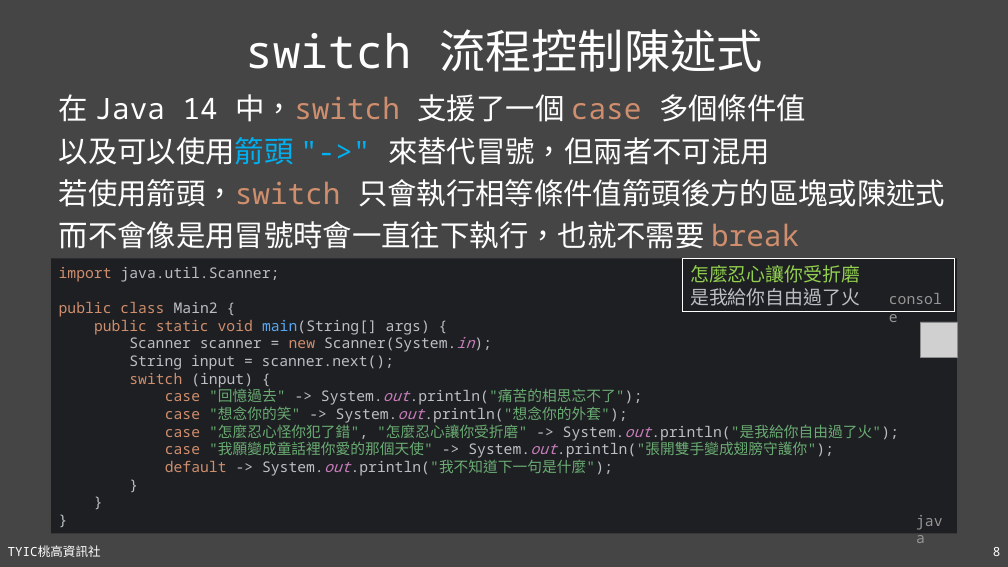
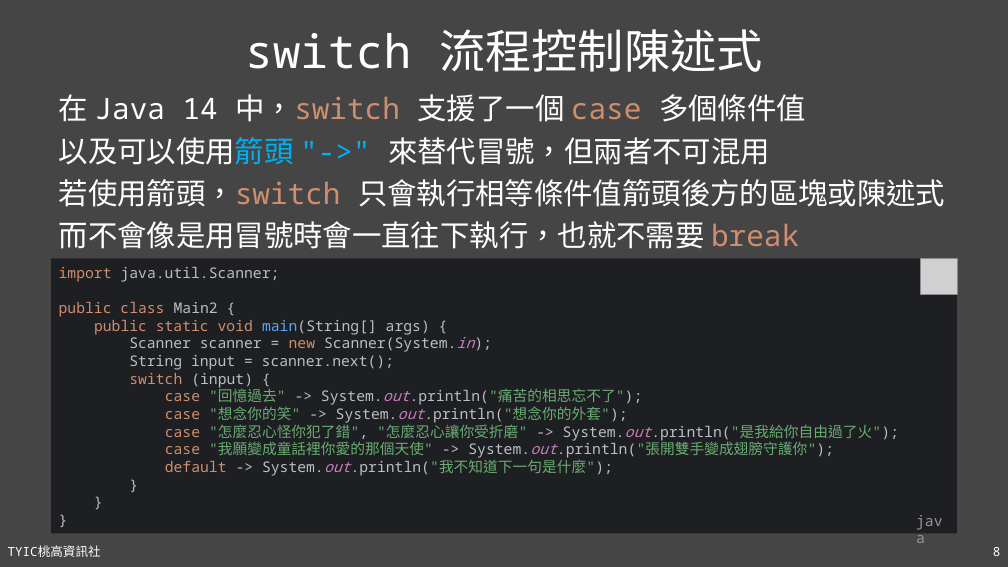
Before and after one commit to TYSHIC/slides, a slide deck: slide 8 of powerpoint/06_流程控制.pptx. Drawn at 1008x567 pixels with LibreOffice and Linux fonts; fonts in the diff are those of the drawing; grey boxes stand for pictures. Boxes give left, top, right and bottom in pixels: in the first picture for what was removed or moved away, otherwise in the second. Text is boxed around its words. In the diff, an @@ line names an element or a change of style, - is before the commit and + after.

```diff
--- a/powerpoint/06_流程控制.pptx
+++ b/powerpoint/06_流程控制.pptx
@@ rectangle removed at box(683, 259, 954, 312) @@
-怎麼忍心讓你受折磨
-是我給你自由過了火
@@ picture: place and size @@
-picture at box(920, 322, 957, 358)
+picture at box(920, 259, 957, 294)
@@ text removed at box(882, 287, 954, 312) @@
-console
```
Also in this commit, not shown: 4 other slides changed, 5 slides added, 3 other files.
